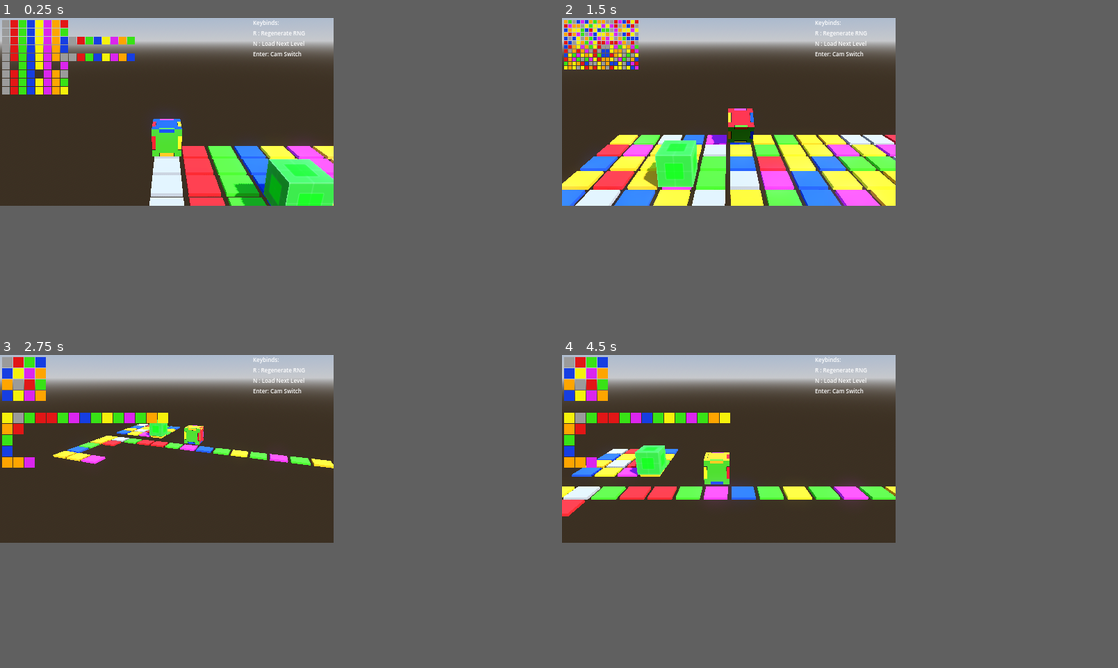
Above: before the commit, frames 1-4 (two rows, left to right).
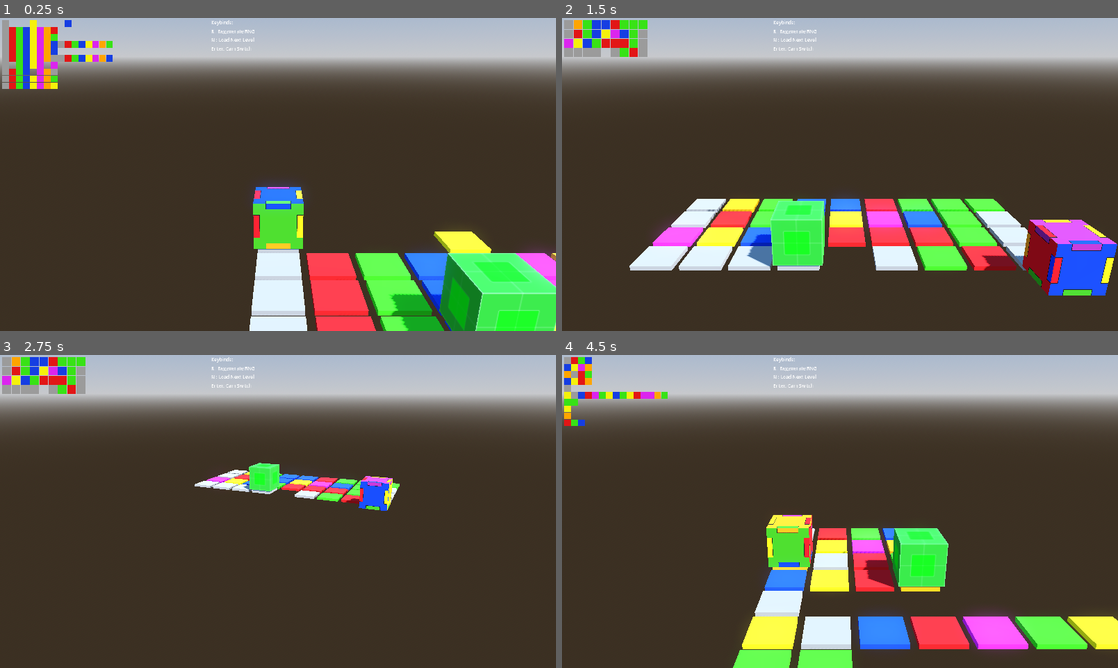
Above: after the commit, the same moments.

Repository: garrettjwilke/cu-on-pa
Game: Godot game, scene res://scenes/3d/game_base.tscn
Two runs of this game, one before a commit and one after it. Both use one fixed random seed, a clock stepped at 60 frames per second and the inputs below.
Inputs:
- Up to frame 1 (0.25 s): no input
- Up to frame 2 (1.5 s): tap Enter (ui_accept) at 0.5, 0.77 s; hold D (right) 0.53-1.28 s; tap N (level_next) at 0.6, 1.35 s; hold S (back) from 1.28 s (still down)
- Up to frame 3 (2.75 s): tap Enter (ui_accept) at 1.52 s; release S (back) at 2.03 s; hold D (right) from 2.03 s (still down); tap N (level_next) at 2.1 s
- Up to frame 4 (4.5 s): tap Enter (ui_accept) at 2.75, 3.02, 3.77 s; release D (right) at 2.78 s; hold W (forward) 2.78-3.53 s; tap N (level_next) at 2.85, 3.6, 4.35 s; hold A (left) from 3.53 s (still down); tap R (reset) at 4.15 s
The window is 480x270 before the commit and 800x450 after it. Grey fills any space a smaller window leaves; there, only what the larger window draws over its background counts as a difference.

The runs differ from the first frame. In frame 1, 38% of the frame differs, in the area x 0-100%, y 0-100%; in frame 2, 45%, in the area x 0-100%, y 0-89%; in frame 3, 22%; in frame 4, 36%.

Commit message:
fixed stuff. broke stuff

Diff:
--- a/data/defaults.json
+++ b/data/defaults.json
@@ -1,6 +1,6 @@
 {
 	"WINDOW_TITLE" : "Cu-On-Pa",
-	"TILE_SIZE_2D" : 16,
+	"TILE_SIZE_2D" : 12,
 	"RESOLUTION": [1280,720],
 	"GAME_DIFFICULTY" : "hard",
 	"RNG_SEED" : "cu-on-pa random seed",
@@ -15,8 +15,8 @@
 		[11,21,31,41],
 		[40,50,60,70],
 		[70,10,20,30],
-		[40,50,60,70],
-		[00,00,00,00],
+		[40,50,29,70],
+		[80,00,00,00],
 		[80,10,80,20,80,30,80,40,80,50,80,60,80,70,80],
 		[80,80],
 		[80],
--- a/levels/LEVEL_1.json
+++ b/levels/LEVEL_1.json
@@ -1,6 +1,7 @@
 {
 	"TILE_SIZE_2D" : 12,
 	"LEVEL_MATRIX" : [
+		[10,00,00,00,50,00,00,00,00,40],
 		[10,20,30,40,50,60,70,80],
 		[10,20,30,40,50,60,70,80],
 		[10,20,30,40,50,60,70,80,10,20,30,40,50,60,70,80],
--- a/levels/LEVEL_2.json
+++ b/levels/LEVEL_2.json
@@ -4,6 +4,6 @@
 		[80,80,80,80,80,80,80,80,80],
 		[10,20,30,40,50,60,40,30,10],
 		[60,50,40,30,20,20,20,30,10],
-		[10,10,10,10,00,10,30,20,10]
+		[10,10,10,10,00,10,30,20,19]
 	]
 }
--- a/levels/LEVEL_3.json
+++ b/levels/LEVEL_3.json
@@ -1,17 +1,17 @@
 {
 	"TILE_SIZE_2D" : 6,
 	"LEVEL_MATRIX" : [
-		[80,80,80,81,80,80,80,81,80,80,80,80,81,80,80,80,80,80],
-		[80,80,80,80,81,80,80,80,81,80,80,81,80,80,80,80,80,80],
+		[00,00,80,81,80,80,80,81,80,80,80,80,81,80,80,80,80,80],
+		[00,00,80,80,81,80,80,80,81,80,80,81,80,80,80,80,80,80],
 		[80,80,80,81,80,80,80,80,81,81,80,80,80,81,81,80,80,80],
 		[80,80,81,81,80,81,80,80,81,81,81,80,80,80,81,81,80,80],
 		[80,80,80,81,81,80,80,81,81,81,81,80,80,80,80,80,80,80],
 		[81,80,80,81,80,81,81,80,80,81,81,81,81,80,81,80,80,80],
 		[80,81,81,81,80,80,80,81,81,80,81,80,80,80,80,81,80,80],
-		[81,81,81,80,81,80,80,81,81,80,80,81,81,80,80,80,80,81],
-		[80,81,80,81,81,80,80,80,81,80,80,80,81,80,80,81,80,80],
+		[81,81,89,80,81,80,80,81,81,80,80,81,81,80,80,80,80,81],
+		[80,81,80,81,80,80,80,80,81,80,80,80,81,80,80,81,80,80],
 		[80,81,81,81,81,81,81,80,80,80,80,81,81,81,81,81,80,80],
 		[81,81,81,81,81,81,81,81,81,81,80,80,80,80,80,80,80,80],
-		[80,80,80,80,80,80,80,80,80,80,80,81,81,81,81,81,81,81],
+		[80,80,80,80,80,80,80,80,80,80,80,81,81,81,81,81,81,80],
 	]
 }
--- a/project.godot
+++ b/project.godot
@@ -23,9 +23,13 @@
 
 [display]
 
-window/size/viewport_width=480
-window/size/viewport_height=270
+window/size/viewport_width=960
+window/size/viewport_height=540
 window/stretch/mode="viewport"
+
+[filesystem]
+
+import/blender/enabled=false
 
 [input]
 
--- a/scripts/base_2d.gd
+++ b/scripts/base_2d.gd
@@ -1,6 +1,4 @@
 extends Node2D
-
-@export var VIEW_2D: Node2D
 
 func _ready():
 	hmls.update_tiles("2d")
--- a/scripts/base_3d.gd
+++ b/scripts/base_3d.gd
@@ -7,7 +7,12 @@
 
 func _ready():
 	get_node("Camera3D/Label").add_theme_font_size_override("font_size", 8)
+	print("")
 	hmls.update_tiles("3d")
+	# after updating the level tiles, set the cube position
+	var CUBE = get_node("Cube")
+	CUBE.position = Vector3(hmls.START_POSITION.x,0,hmls.START_POSITION.y)
+	hmls.update_cube_position(Vector2(CUBE.position.x, CUBE.position.z))
 
 func _process(delta):
 	if DYNAMIC_CAM == true:
--- a/scripts/cube_3d.gd
+++ b/scripts/cube_3d.gd
@@ -7,36 +7,46 @@
 var speed = 6.0
 var rolling = false
 
+func _ready():
+	position = Vector3(hmls.START_POSITION.x,0,hmls.START_POSITION.y)
+	hmls.update_cube_position(Vector2(position.x,position.z))
+
 func _physics_process(_delta):
 	if Input.is_action_pressed("forward"):
-		# check if the cube can roll by checking the tiles around current cube position
-		if str(hmls.floor_check(hmls.CUBE_POSITION.x, hmls.CUBE_POSITION.y - 1)) == "stop":
-			return
+		match str(hmls.floor_check(hmls.CUBE_POSITION.x, hmls.CUBE_POSITION.y - 1)):
+			"stop":
+				return
 		roll(Vector3.FORWARD)
 	if Input.is_action_pressed("back"):
-		# check if the cube can roll by checking the tiles around current cube position
-		if str(hmls.floor_check(hmls.CUBE_POSITION.x, hmls.CUBE_POSITION.y + 1)) == "stop":
-			return
+		match str(hmls.floor_check(hmls.CUBE_POSITION.x, hmls.CUBE_POSITION.y + 1)):
+			"stop":
+				return
 		roll(Vector3.BACK)
 	if Input.is_action_pressed("right"):
-		# check if the cube can roll by checking the tiles around current cube position
-		if str(hmls.floor_check(hmls.CUBE_POSITION.x + 1, hmls.CUBE_POSITION.y)) == "stop":
-			return
+		match str(hmls.floor_check(hmls.CUBE_POSITION.x + 1, hmls.CUBE_POSITION.y)):
+			"stop":
+				return
 		roll(Vector3.RIGHT)
 	if Input.is_action_pressed("left"):
-		# check if the cube can roll by checking the tiles around current cube position
-		if str(hmls.floor_check(hmls.CUBE_POSITION.x - 1, hmls.CUBE_POSITION.y)) == "stop":
-			return
+		match str(hmls.floor_check(hmls.CUBE_POSITION.x - 1, hmls.CUBE_POSITION.y)):
+			"stop":
+				return
 		roll(Vector3.LEFT)
 	if Input.is_action_just_pressed("reset"):
 		hmls.update_tiles("reset")
 	if Input.is_action_just_pressed("level_next"):
 		hmls.update_level()
 		hmls.update_tiles("reset")
+		# set the position and then pass position to hmls.update_cube_position
+		# if we don't do this, the cube can end up on a bad tile
+		position = Vector3(hmls.START_POSITION.x,0,hmls.START_POSITION.y)
+		hmls.update_cube_position(Vector2(position.x,position.z))
+
 func roll(dir):
 	# Do nothing if we're currently rolling.
 	if rolling:
 		return
+	hmls.debug_message("edit cube_3d.gd - ", "roll(dir)")
 	# Cast a ray to check for obstacles
 	var space = get_world_3d().direct_space_state
 	var ray = PhysicsRayQueryParameters3D.create(mesh.global_position,
@@ -54,12 +64,10 @@
 			1:
 				hmls.debug_message("cube_3d.gd - roll()","top side collision detected")
 		return
-
 	rolling = true
 	# Step 1: Offset the pivot.
 	pivot.translate(dir * cube_size / 2)
 	mesh.global_translate(-dir * cube_size / 2)
-
 	# Step 2: Animate the rotation.
 	var axis = dir.cross(Vector3.DOWN)
 	var tween = create_tween().set_trans(Tween.TRANS_CUBIC).set_ease(Tween.EASE_IN)
--- a/scripts/hmls.gd
+++ b/scripts/hmls.gd
@@ -1,8 +1,12 @@
 extends Node
 
-var DEBUG = true
+var DEBUG = false
 
 var RESOLUTION = get_default("RESOLUTION")
+
+var START_POSITION = Vector2(0,0)
+
+var MODE_EXCLUSIVE = "false"
 
 func debug_message(TYPE, MESSAGE):
 	if DEBUG == true:
@@ -16,6 +20,20 @@
 var LEVEL_MATRIX = []
 # every time a tile is spawned, this NODE_COUNTER goes up
 var NODE_COUNTER = 0
+
+var CUBE_ORIENTATION = Vector2(0,0)
+func update_cube_orientation(pos_x, pos_y):
+	var NEW_CUBE_ORIENTATION = Vector2(CUBE_ORIENTATION.x + pos_x, CUBE_ORIENTATION.y + pos_y)
+	if NEW_CUBE_ORIENTATION.x < 0:
+		NEW_CUBE_ORIENTATION.x = 4
+	if NEW_CUBE_ORIENTATION.x > 4:
+		NEW_CUBE_ORIENTATION.x = 0
+	if NEW_CUBE_ORIENTATION.y < 0:
+		NEW_CUBE_ORIENTATION.y = 4
+	if NEW_CUBE_ORIENTATION.y > 4:
+		NEW_CUBE_ORIENTATION.y = 0
+	CUBE_ORIENTATION = NEW_CUBE_ORIENTATION
+	print(CUBE_ORIENTATION)
 
 # get the position of the cube
 var CUBE_POSITION = Vector2()
@@ -23,27 +41,14 @@
 	CUBE_POSITION = position
 	debug_message("",str("cube position: ", CUBE_POSITION.x, " ", CUBE_POSITION.y))
 
-# checker for when cube attempts to move
 func floor_check(pos_x, pos_y):
-	# force cube to never go to negative xy
-	if pos_x < 0 || pos_y < 0:
-		return "stop"
-	# count the rows to stop the cube at the bottom of the level matrix
-	var COUNTER = -1
-	for row in LEVEL_MATRIX:
-		COUNTER += 1
-	var ROWS = COUNTER
-	if pos_y > ROWS:
-		return "stop"
-	# count the amount of cells in the current row to stop the cube at the left/right edges
-	COUNTER = -1
-	for cell in LEVEL_MATRIX[pos_y]:
-		COUNTER += 1
-	var CELLS = COUNTER
-	if pos_x > CELLS:
-		return "stop"
-	# if cube passes all stops, set the color of the next cube it is rolling into
-	var NEXT_COLOR = LEVEL_MATRIX[pos_y][pos_x]
+	var NODE_NAME = str(pos_x,"x",pos_y)
+	var NEXT_COLOR
+	for node in get_node("/root/hmls/VIEW_3D").get_children():
+		if not get_node_or_null(str("/root/hmls/VIEW_3D/",NODE_NAME)):
+			return "stop"
+	# if cube passes check, set the color of the next cube it is rolling into
+	NEXT_COLOR = LEVEL_MATRIX[pos_y][pos_x]
 	# if the next color is a 00 (ZZ) then stop
 	if str(NEXT_COLOR) == "ZZ":
 		return "stop"
@@ -113,6 +118,7 @@
 func update_level():
 	LEVEL += 1
 	CURRENT_LEVEL = []
+	START_POSITION = Vector2(0,0)
 	debug_message("hmls.update_level()", str("level = ", LEVEL))
 
 # this will return COLOR and NAME
@@ -167,6 +173,8 @@
 			ATTRIBUTE = "lightning"
 		"3":
 			ATTRIBUTE = "box"
+		"9":
+			ATTRIBUTE = "start_position"
 		_:
 			ATTRIBUTE = "null"
 	return [COLOR, NAME, NEW_CELL, ATTRIBUTE]
@@ -179,6 +187,8 @@
 	# set the NAME based on the get_cell_data function
 	var NAME = CELL_DATA[1]
 	var ATTRIBUTE = CELL_DATA[3]
+	if ATTRIBUTE == "start_position":
+		START_POSITION = Vector2(x,y)
 	if COLOR == "null":
 		return
 	# add the tile if valid
@@ -215,6 +225,7 @@
 		CURRENT_TILE.position = Vector2(x * TILE_SIZE_2D + 3, y * TILE_SIZE_2D + 3)
 		CURRENT_TILE.color = COLOR
 		get_node("/root/hmls/VIEW_2D").add_child(CURRENT_TILE)
+	# WARNING: changing the CURRENT_TILE.name var will break floor_check() function
 	CURRENT_TILE.name = str(x,"x",y)
 	update_mesh_spawn_names(CURRENT_TILE.name)
 
@@ -241,10 +252,10 @@
 			LEVEL_MATRIX = get_default("LEVEL_MATRIX")
 	# if reset, then delete all nodes and update_tiles for 3d and 2d
 	if MODE == "reset":
-		remove_child(get_node("/root/hmls/VIEW_2D"))
-		remove_child(get_node("/root/hmls/VIEW_3D"))
+		remove_child(get_node_or_null("/root/hmls/VIEW_2D"))
+		remove_child(get_node_or_null("/root/hmls/VIEW_3D"))
 		update_mesh_spawn_names("!!delete")
-		# set CURRENT_LEVEL to empty and fill it with 2d, then 3d
+		# set CURRENT_LEVEL to empty and fill it with 3d, then 2d
 		CURRENT_LEVEL = []
 		update_tiles("3d")
 		update_tiles("2d")
Not shown, removed: textures/cube_easy.kra
Not shown, changed: textures/source_cube.kra
